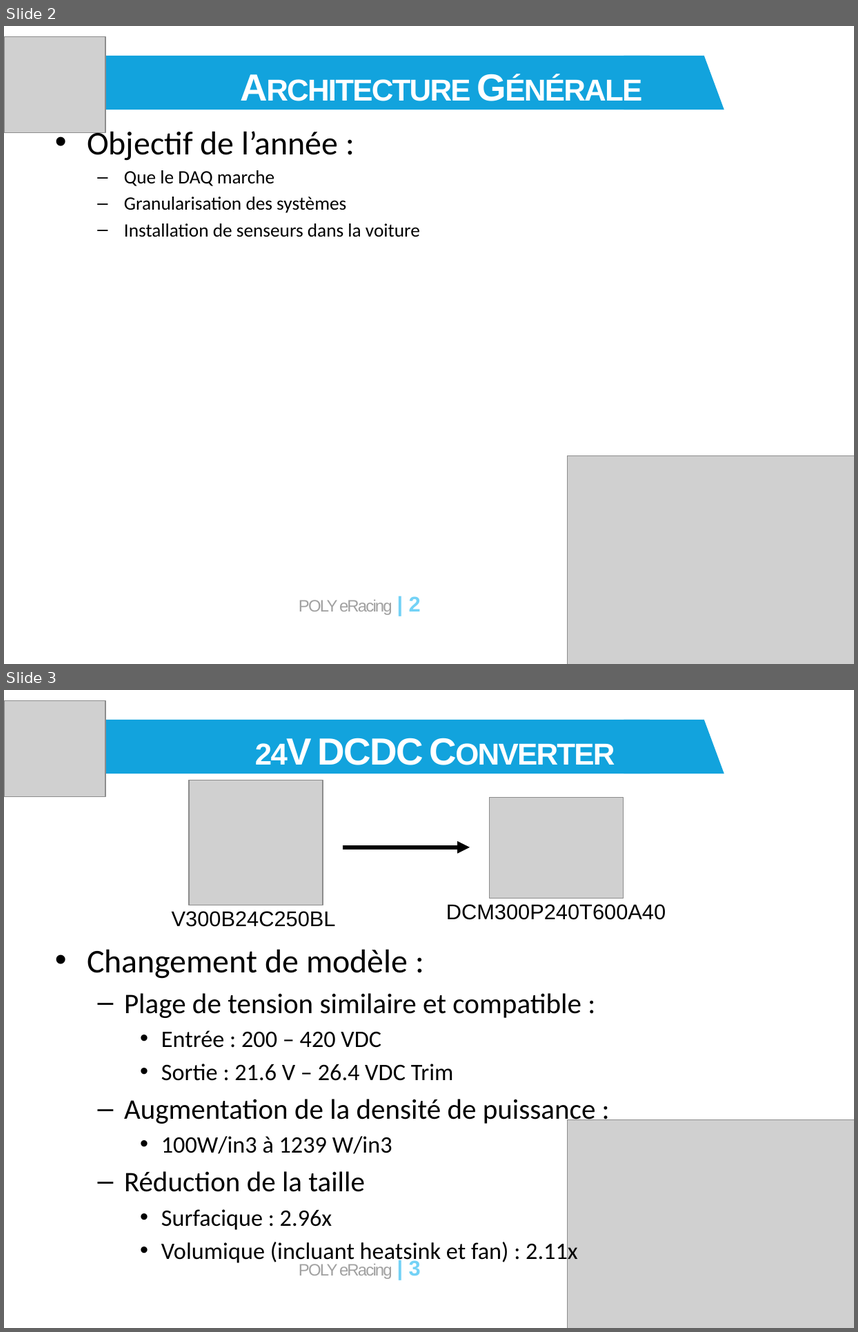
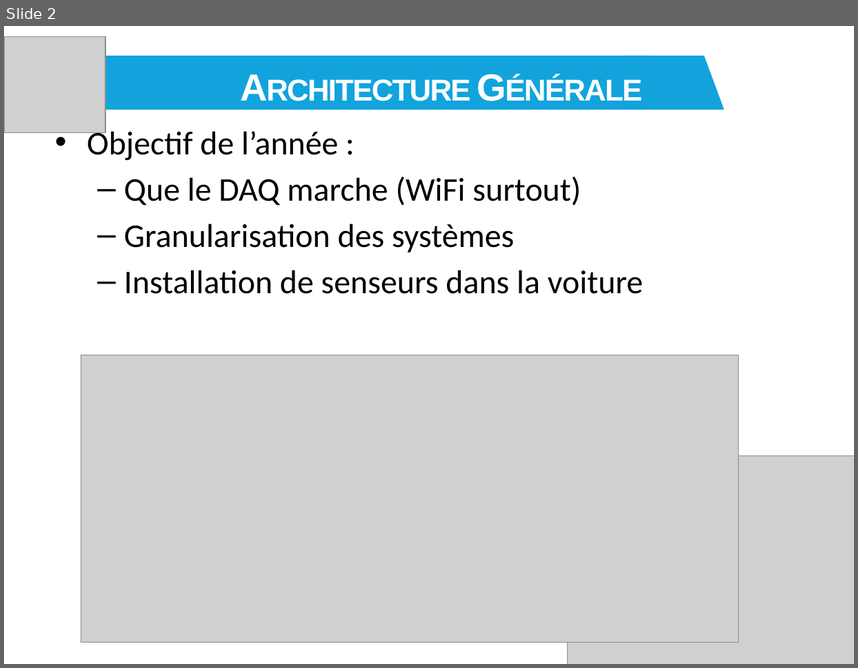
Before and after one commit to eRacing/DAQ, a slide deck: doc/DAQ_v3_DR1.pptx. Shown one above the other, each under a label of ours: slides 2 and 3 before the commit, slide 2 after it. The pictures are 858x1332 and 858x668 pixels, drawn with LibreOffice and Linux fonts; fonts in the diff are those of the drawing; grey boxes stand for pictures. Boxes give left, top, right and bottom in pixels: in the first picture for what was removed or moved away, otherwise in the second. Text is boxed around its words. In the diff, an @@ line names an element or a change of style, - is before the commit and + after.

```diff
--- a/doc/DAQ_v3_DR1.pptx
+++ b/doc/DAQ_v3_DR1.pptx
@@ slide 3 removed at bbox=[4, 690, 854, 1328], background #FFFFFF; not listed: 1 template element that a slide beside it also shows @@
@@ picture removed at bbox=[4, 701, 105, 797] @@
@@ rectangle removed at bbox=[62, 720, 650, 774] @@
@@ flow chart manual input removed at bbox=[624, 720, 724, 774] @@
@@ text removed at bbox=[317, 738, 423, 765] @@
-24V DCDC Converter
@@ picture removed at bbox=[190, 780, 323, 905] @@
@@ picture removed at bbox=[489, 797, 623, 898] @@
@@ arrow removed from (342, 847) to (470, 847) @@
@@ text removed at bbox=[172, 911, 336, 927] @@
-V300B24C250BL
@@ text removed at bbox=[446, 904, 666, 920] @@
-DCM300P240T600A40
@@ text removed at bbox=[87, 949, 596, 1265] @@
-• Changement de modèle :
-  – Plage de tension similaire et compatible :
-    • Entrée : 200 – 420 VDC
-    • Sortie : 21.6 V – 26.4 VDC Trim
-  – Augmentation de la densité de puissance :
-    • 100W/in3 à 1239 W/in3
-  – Réduction de la taille
-    • Surfacique : 2.96x
-    • Volumique (incluant heatsink et fan) : 2.11x
@@ picture removed at bbox=[568, 1119, 854, 1328] @@
@@ slide 2 changed as well @@
@@ text at bbox=[124, 176, 581, 205]: text changed; size 16 to 28 pt @@
-  – Que le DAQ marche
+  – Que le DAQ marche (WiFi surtout)
@@ text at bbox=[124, 223, 643, 294]: size 16 to 28 pt in "Granularisation des systèmes", "Installation de senseurs dans la voiture"; more space between paragraphs @@
@@ picture added at bbox=[81, 355, 740, 642] @@
@@ page number removed at bbox=[299, 596, 421, 615] @@
-POLY eRacing | 2
```
Also in this commit, not shown: 2 other slides changed, 6 slides added, 14 other slides removed, 2 other files.
